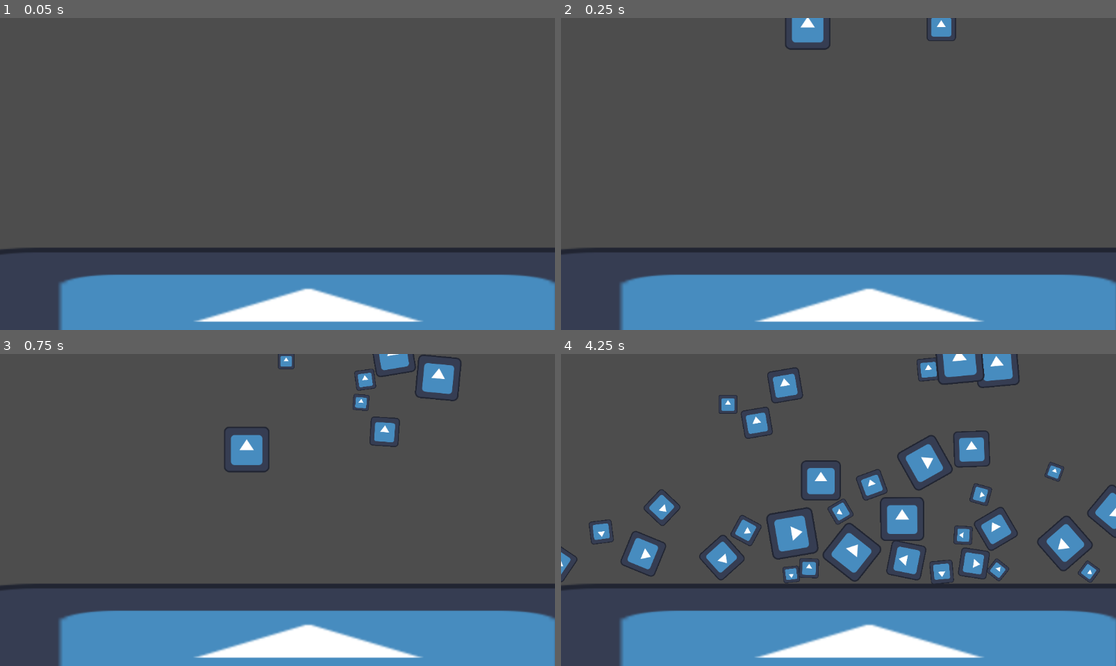
Above: before the commit, frames 1-4 (two rows, left to right).
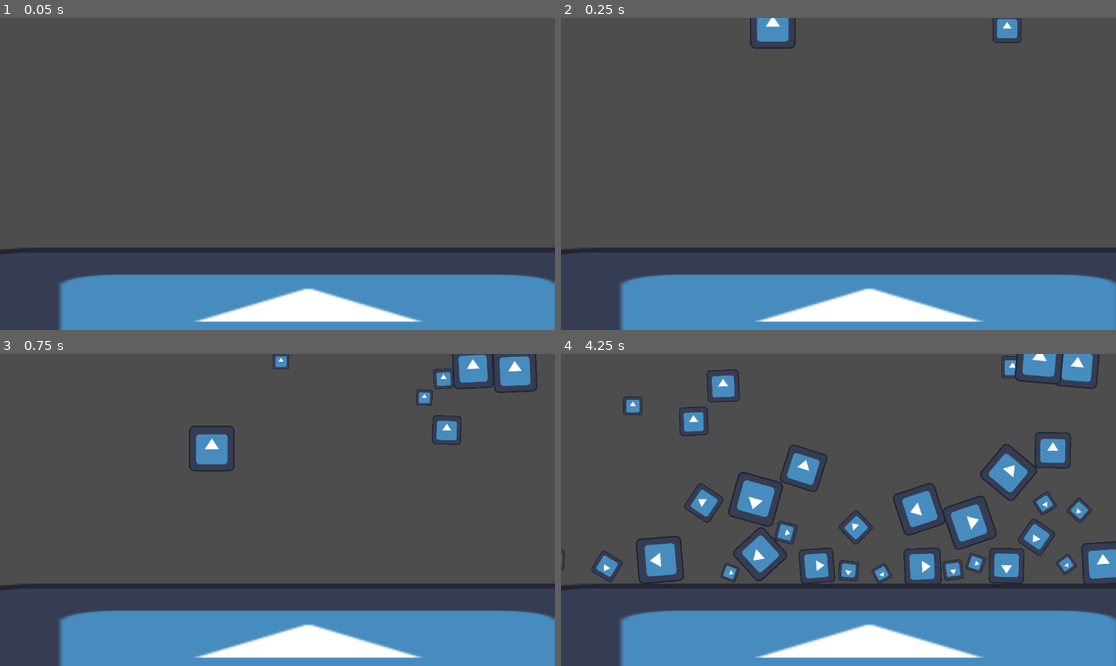
Above: after the commit, the same moments.

Repository: hmans/Godot-RigidBody-Auto-Scaler
Game: Godot game, scene res://test_scene_2d.tscn
Two runs of this game, one before a commit and one after it. Both use one fixed random seed, a clock stepped at 60 frames per second and the inputs below. This scene is started directly instead of the project's main scene. The engine's default icon, where the game draws it, is replaced by a stand-in: a white triangle on a blue panel in a dark square.
Inputs:
- Up to frame 1 (0.05 s): no input
- Up to frame 2 (0.25 s): no input
- Up to frame 3 (0.75 s): no input
- Up to frame 4 (4.25 s): no input

Frame 1 is identical in both runs. In frame 2, 1.6% of the frame differs, in the area x 34-83%, y 0-11%; in frame 3, 4.4%; in frame 4, 19%, in the area x 0-100%, y 0-74%.

Commit message:
Cleanup

Diff:
--- a/test_scene_2d.tscn
+++ b/test_scene_2d.tscn
@@ -11,7 +11,6 @@
 
 [node name="Spawner2D" parent="." instance=ExtResource("1_suksg")]
 position = Vector2(608, 13)
-scale = Vector2(0.569926, 0.569926)
 scene = ExtResource("1_eux6s")
 
 [node name="StaticBody2D" type="StaticBody2D" parent="."]
